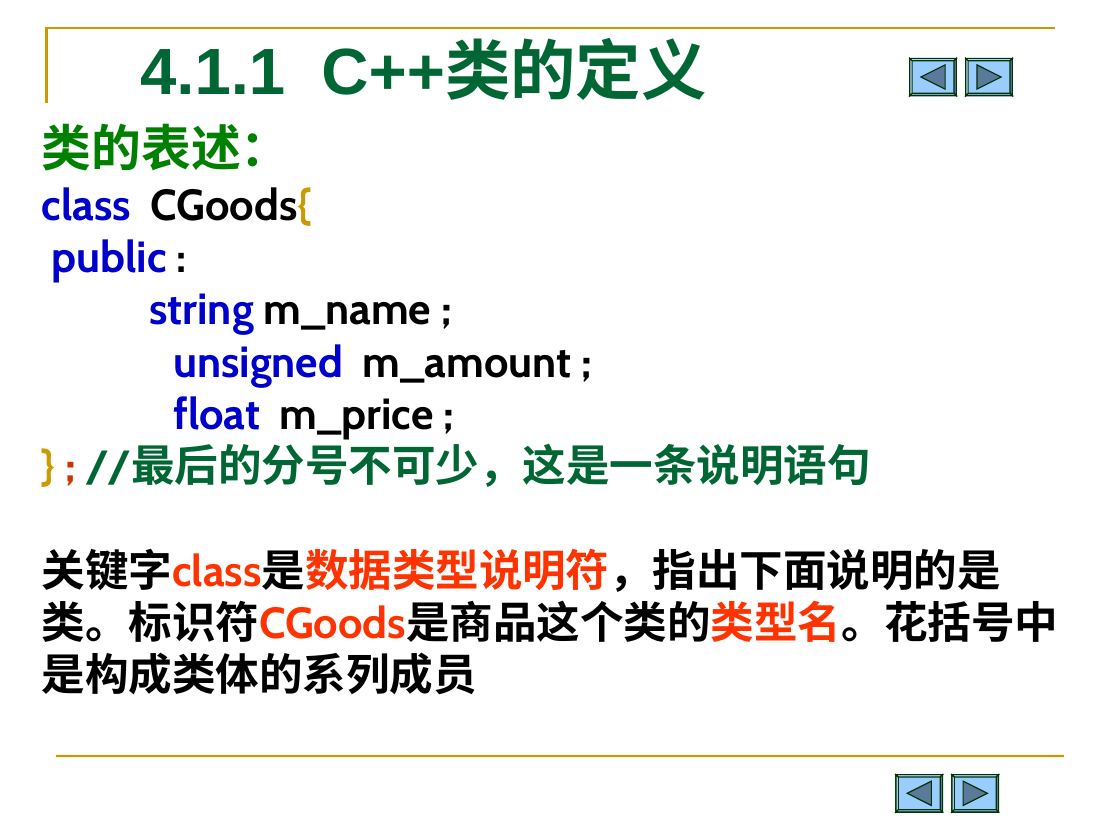
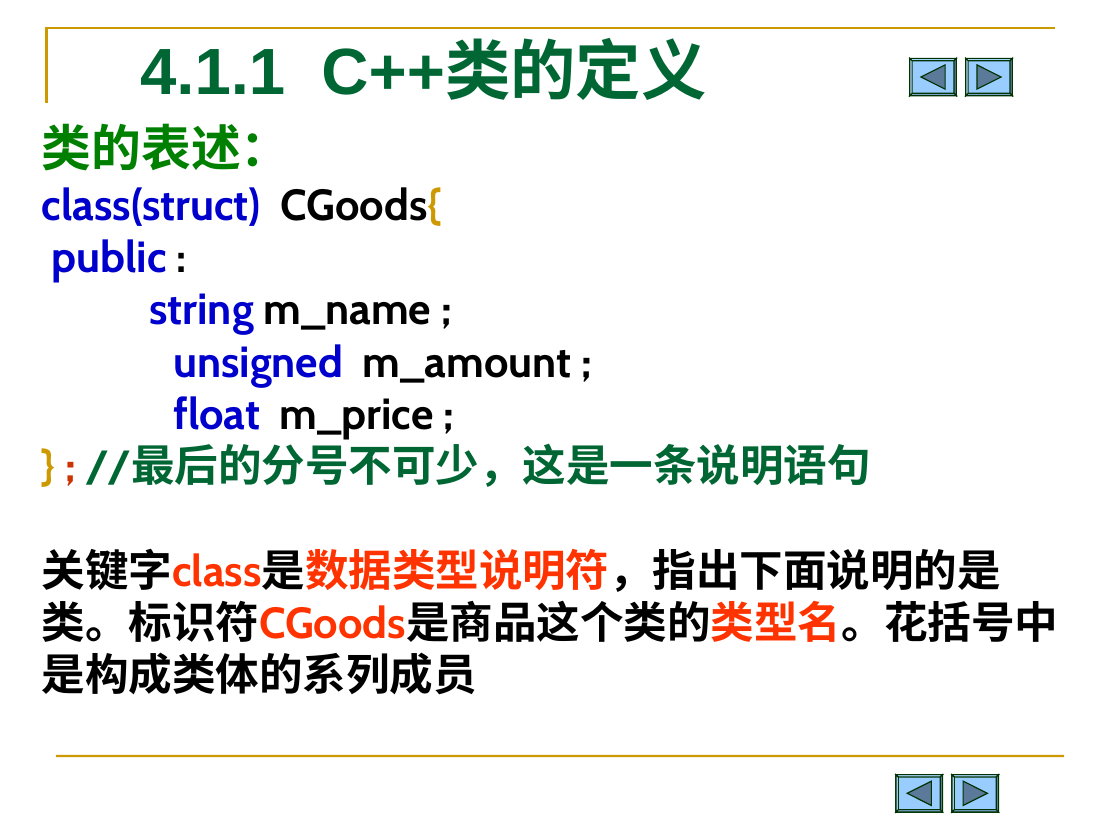
Before and after one commit to Changhe160/Changhe160.github.io, a slide deck: slide 7 of teachingRes/Cplusplus/unit04类与对象.ppt. Drawn at 1120x840 pixels with LibreOffice and Linux fonts; fonts in the diff are those of the drawing. Boxes give left, top, right and bottom in pixels: in the first picture for what was removed or moved away, otherwise in the second. Text is boxed around its words. In the diff, an @@ line names an element or a change of style, - is before the commit and + after.

Commit message:
updated

```diff
--- a/teachingRes/Cplusplus/unit04类与对象.ppt
+++ b/teachingRes/Cplusplus/unit04类与对象.ppt
@@ text at (42, 187, 442, 226): text changed; text colour #000000 to #0000CC @@
-class CGoods{
+class(struct) CGoods{
```
Also in this commit, not shown: 21 other slides changed, 3 slides removed.
